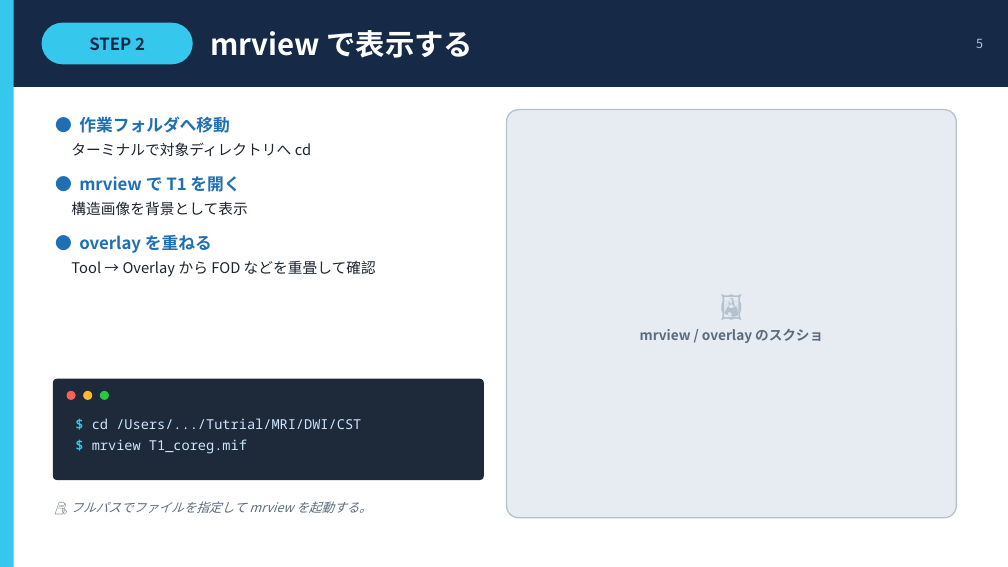
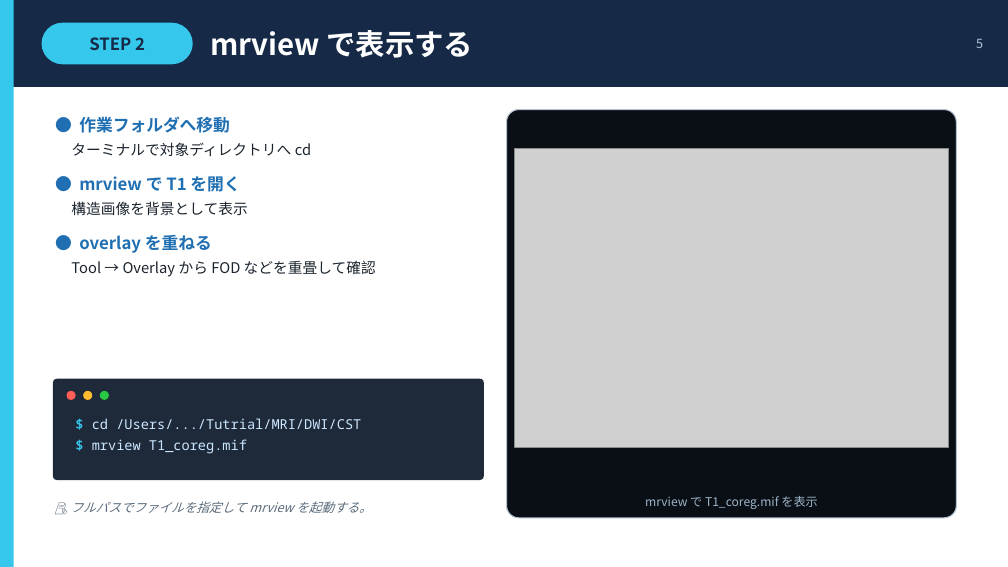
Before and after one commit to tiankevin02/Kevin-Email-AI, a slide deck: slide 5 of slides/CST_tractography_slides.pptx. Drawn at 1008x567 pixels with LibreOffice and Linux fonts; fonts in the diff are those of the drawing; grey boxes stand for pictures. Boxes give left, top, right and bottom in pixels: in the first picture for what was removed or moved away, otherwise in the second. Text is boxed around its words. In the diff, an @@ line names an element or a change of style, - is before the commit and + after.

```diff
--- a/slides/CST_tractography_slides.pptx
+++ b/slides/CST_tractography_slides.pptx
@@ rounded rectangle at bbox=[507, 110, 957, 518]: fill #E6ECF2 to #0A0F16; outline #B4C2D0 1.25 pt to #B4C2D0 1 pt @@
@@ picture added at bbox=[514, 149, 949, 447] @@
@@ text removed at bbox=[640, 329, 823, 343] @@
-🖼
-mrview / overlay のスクショ
@@ text added at bbox=[645, 496, 817, 509], 11.5 pt, text #9DB4C8 @@
+mrview で T1_coreg.mif を表示
```
Also in this commit, not shown: 8 other slides changed, 5 slides added, 1 slide removed, 11 other files.
